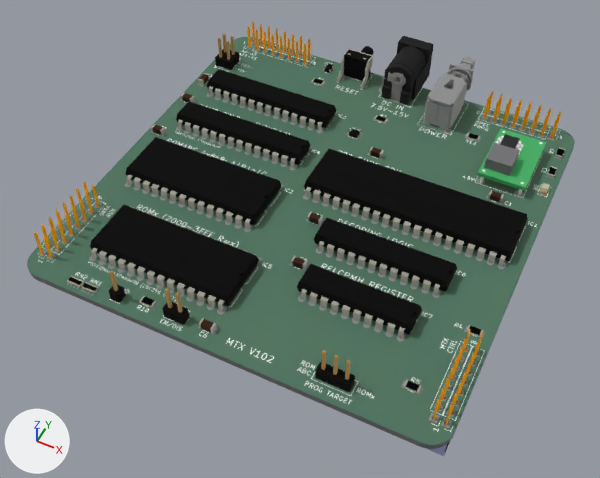
An edit to the glTF model assets/3d/mtx.glb, drawn before and after from the same camera.
One viewpoint serves both versions: a 50 mm camera at (0.155, -0.2314, 0.1432) aimed at (0.0947, -0.1109, -0.0074). The lights are fixed; the arrows at lower left show +X, +Y and +Z. The first picture is the older version. Where no turn or scale is listed for an object, it has been applied to the vertices.

Objects in the first picture: '=>[0:1:1:35]', '=>[0:1:1:37]', '=>[0:1:1:39]', '=>[0:1:1:41]', 'IC7', 'JA2', 'R1', 'SW2', 'module-inductor', 'module-pcb' and 6 more.
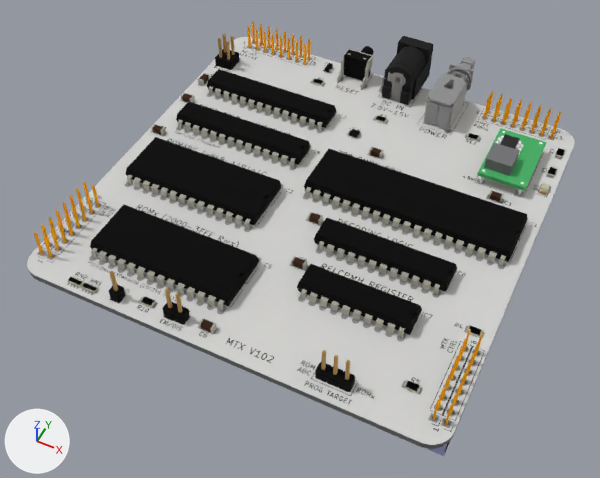
Pixel boxes (x1, y1, x2, y2) of what changed, in the pictures (600 x 478 px):
```json
{"object": "=>[0:1:1:39]", "change": "recoloured", "before": [27, 37, 575, 446], "after": [27, 37, 575, 446]}
{"object": "=>[0:1:1:37]", "change": "recoloured", "before": [38, 41, 564, 432], "after": [38, 41, 564, 432]}
```

The change, as JSON lines over the scene's bpy script:
```json
{"op": "set", "path": "mat_mat_21.base_color", "old": "(1.0, 1.0, 1.0)", "new": "(0.0431, 0.0431, 0.0431)", "note": "white #ffffff -> dark grey #3b3b3b"}
{"op": "set", "path": "mat_mat_22.base_color", "old": "(0.08, 0.2, 0.14)", "new": "(0.769, 0.769, 0.769)", "note": "dark green #507c69 -> light grey #e3e3e3"}
```
